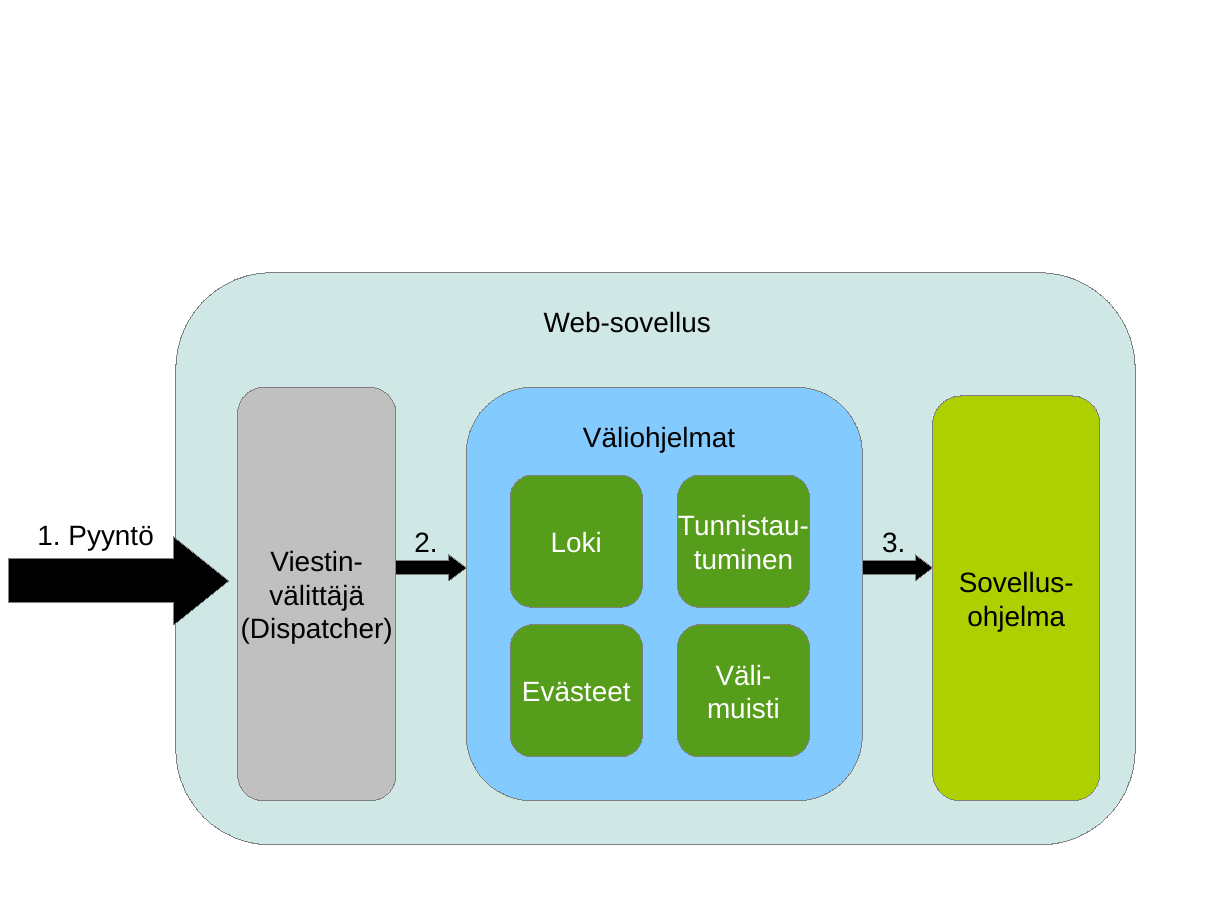
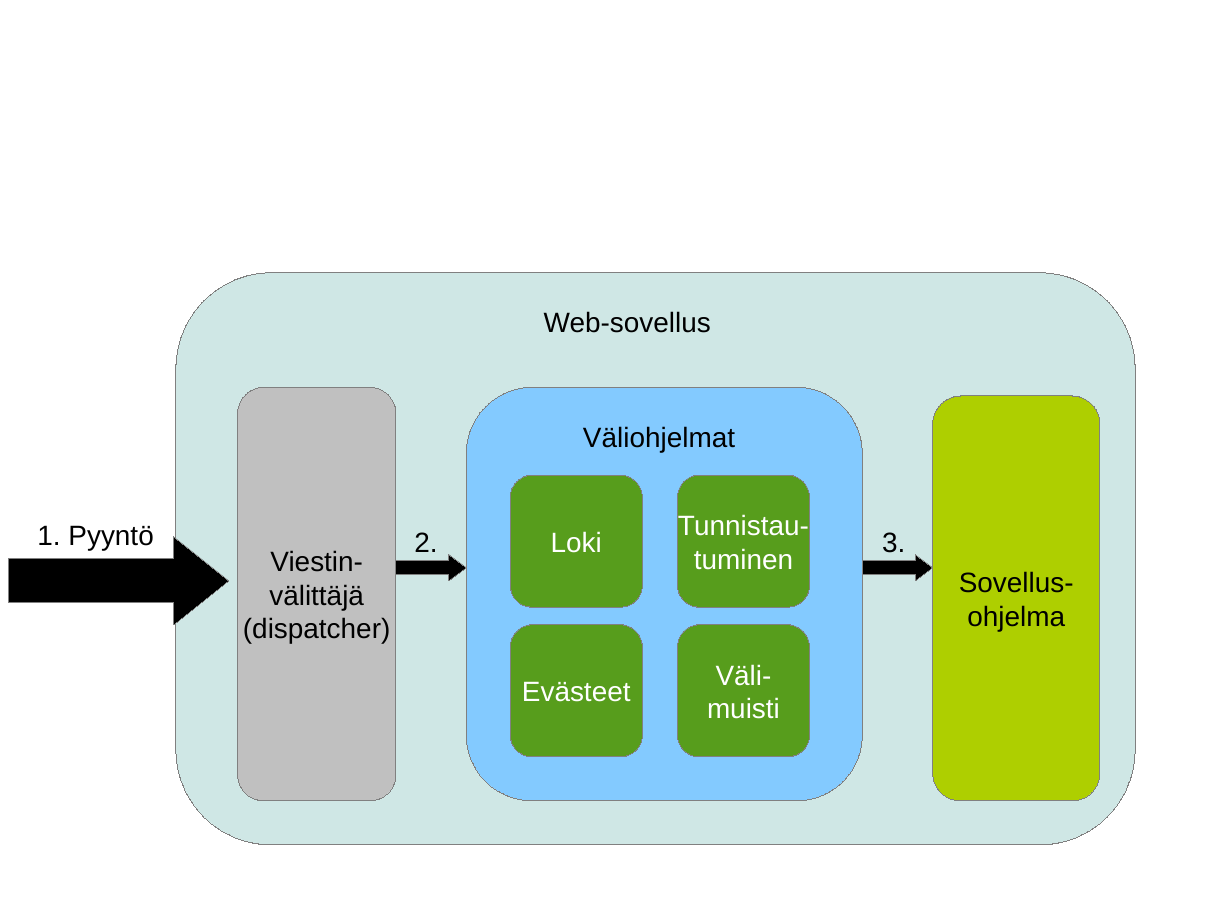
Before and after one commit to omjokine/gradu, a slide deck: slide 2 of kuvat/web_kuvat.odp. Drawn at 1232x924 pixels with LibreOffice and Linux fonts; fonts in the diff are those of the drawing. Boxes give left, top, right and bottom in pixels: in the first picture for what was removed or moved away, otherwise in the second. Text is boxed around its words. In the diff, an @@ line names an element or a change of style, - is before the commit and + after.

```diff
--- a/kuvat/web_kuvat.odp
+++ b/kuvat/web_kuvat.odp
@@ text in freeform shape at <box>243,584,390,643</box>: text changed @@
-välittäjä
-(Dispatcher)
+välittäjä
+(dispatcher)
```
Also in this commit, not shown: 1 other slide changed, 4 other files.
